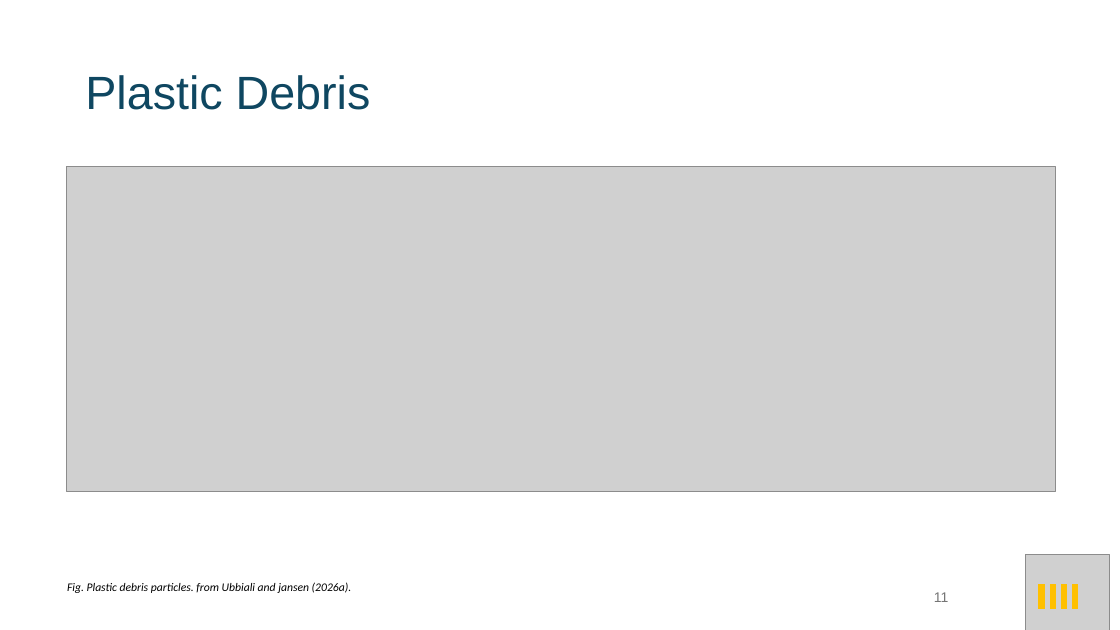
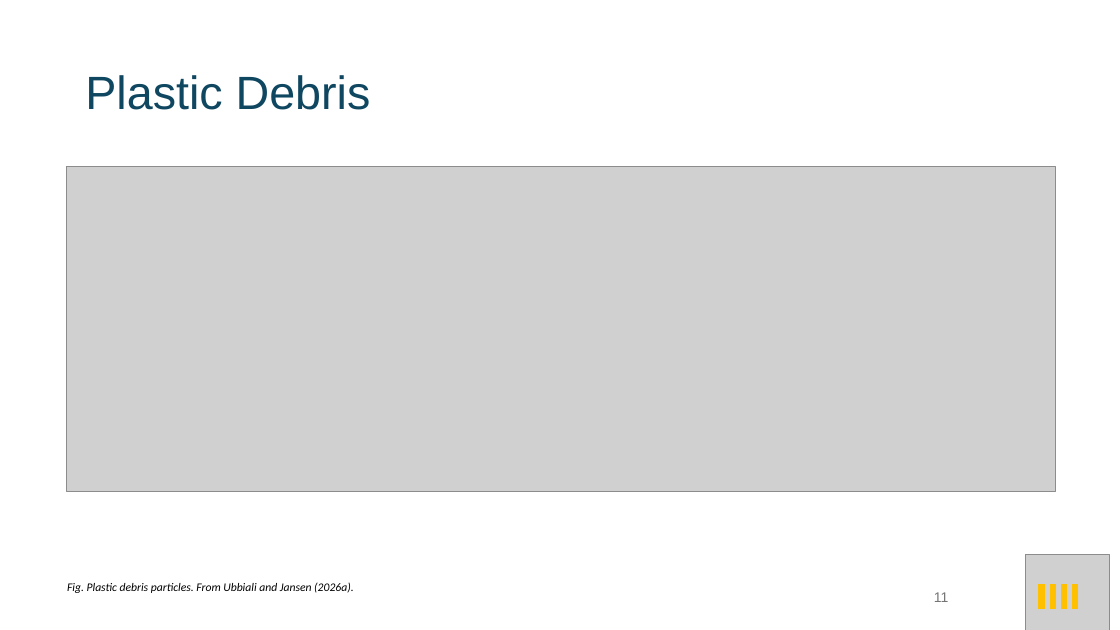
Before and after one commit to ClimOO/ClimOO-Ontology, a slide deck: slide 12 of ClimOO material/materials from ClimOO presentations/5th Ontologies4Chem Workshop/Presentation Ont4chem.pptx. Drawn at 1120x630 pixels with LibreOffice and Linux fonts; fonts in the diff are those of the drawing; grey boxes stand for pictures. Boxes give left, top, right and bottom in pixels: in the first picture for what was removed or moved away, otherwise in the second. Text is boxed around its words. In the diff, an @@ line names an element or a change of style, - is before the commit and + after.

```diff
--- a/ClimOO material/materials from ClimOO presentations/5th Ontologies4Chem Workshop/Presentation Ont4chem.pptx
+++ b/ClimOO material/materials from ClimOO presentations/5th Ontologies4Chem Workshop/Presentation Ont4chem.pptx
@@ text at [67,582,354,593]: text changed @@
-Fig. Plastic debris particles. from Ubbiali and jansen (2026a).
+Fig. Plastic debris particles. From Ubbiali and Jansen (2026a).
```
Also in this commit, not shown: 6 other slides changed, 1 other file.
